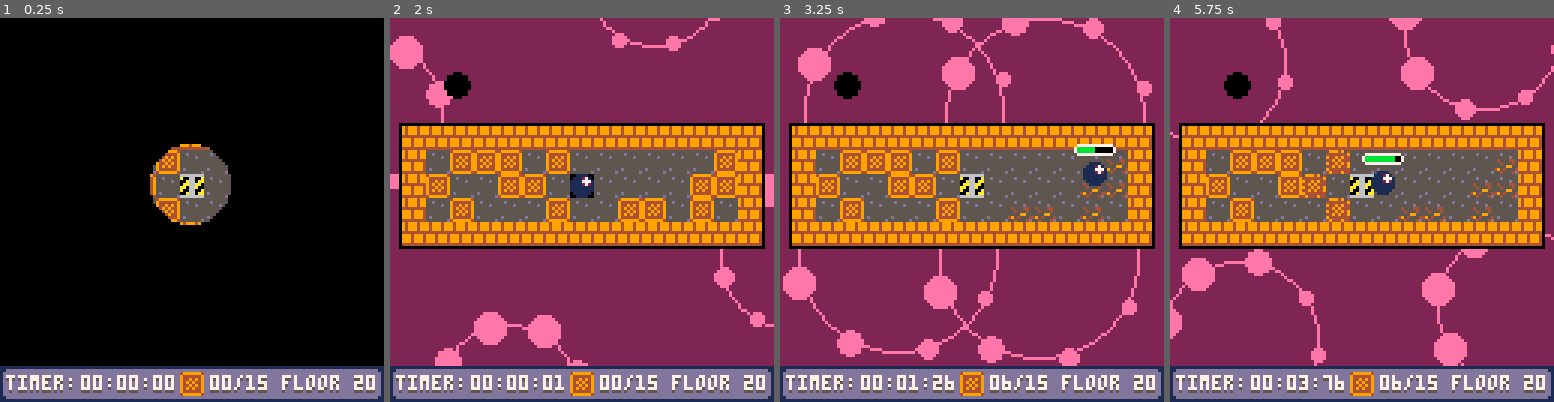
Above: before the commit, frames 1-4 (left to right).
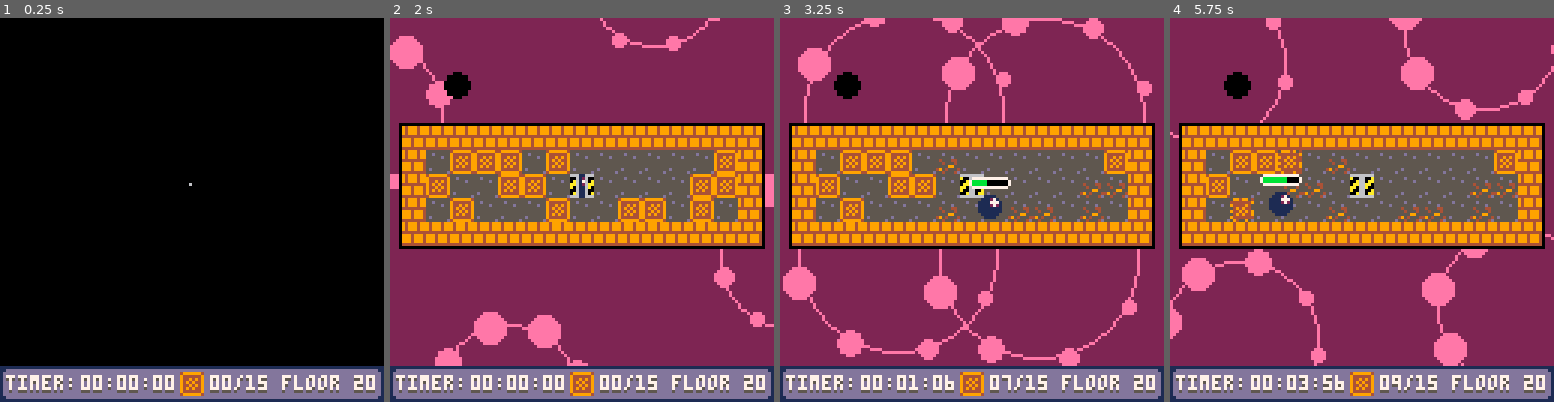
Above: after the commit, the same moments.

Repository: SHKBRD/P8CrateBall
Game: PICO-8 cartridge balltest24.p8
Same seed, same stepped clock (60 frames per second), same inputs: the game is played once before the commit and once after it.
Inputs:
- Up to frame 1 (0.25 s): no input
- Up to frame 2 (2 s): tap X (X key) at 0.33, 1.07, 1.85 s; tap O (Z key) at 0.7, 1.7 s; hold Right from 1.6 s (still down)
- Up to frame 3 (3.25 s): release Right at 2.1 s; tap O (Z key) at 2.1, 2.5, 2.9 s; hold Up 2.15-2.42 s; hold Right 2.47-3.03 s; tap X (X key) at 2.97 s; hold Left from 3.08 s (still down)
- Up to frame 4 (5.75 s): tap O (Z key) every 0.4 s from 3.3 to 5.7 s; release Left at 3.58 s; hold Down 3.63-3.97 s; hold Right 4.02-4.68 s; tap X (X key) at 4.08, 5.2 s; hold Up 4.73-5.03 s; hold Left 5.08-5.68 s; hold Down from 5.73 s (still down)

The runs differ from the first frame. In frame 1, 3.4% of the frame differs, in the area x 39-61%, y 32-54%; in frame 2, 0.3%; in frame 3, 2.4%; in frame 4, 3.0%.

Commit message:
Update balltest24.p8

Diff:
--- a/balltest24.p8
+++ b/balltest24.p8
@@ -347,6 +347,7 @@
 end
 
 function loadin_floor_tick()
+	if (camabs.y!=12) return
 	loadincool += 0.0055
 	if loadincool >= 0.25 then
 		play_state = 1
